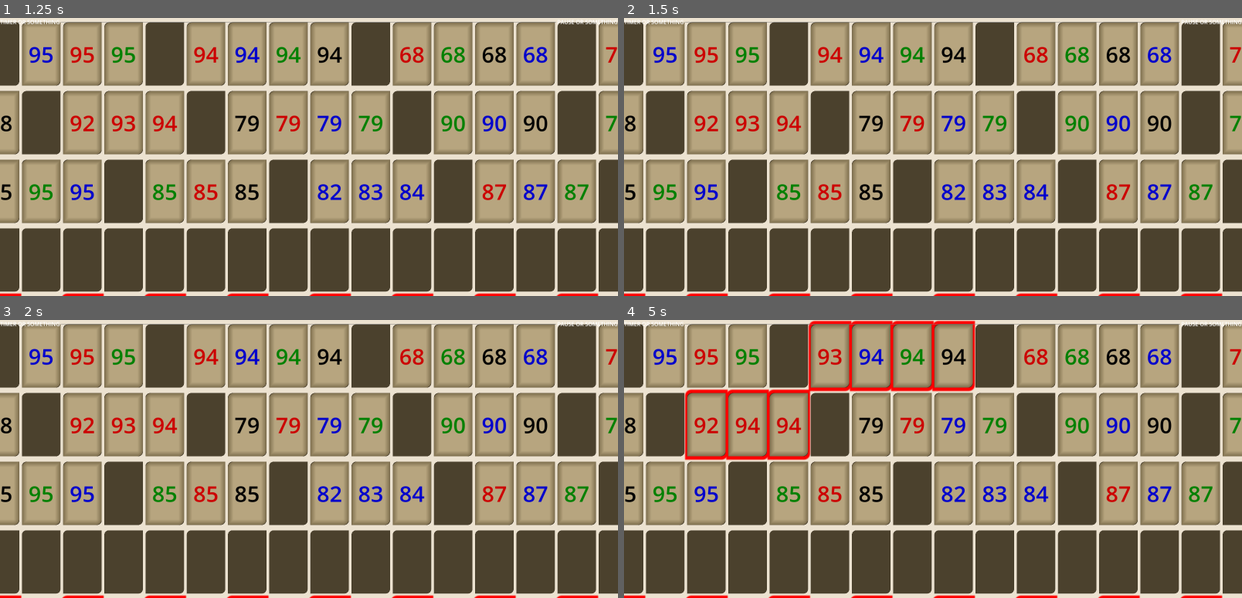
Above: before the commit, frames 1-4 (two rows, left to right).
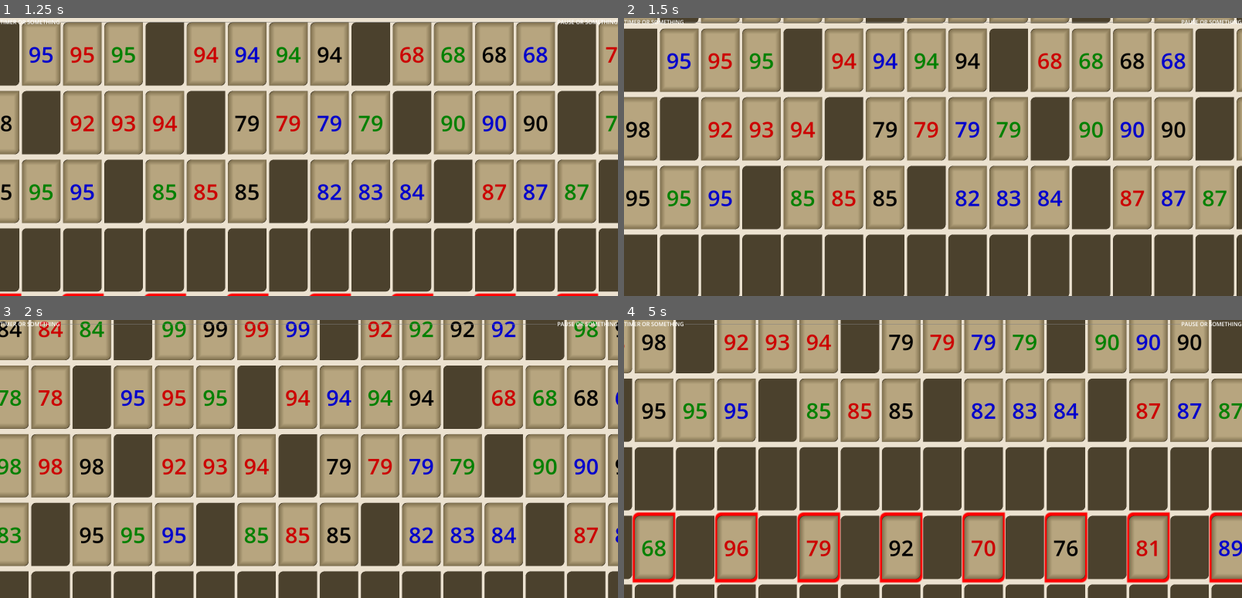
Above: after the commit, the same moments.

Repository: DaltonBaum/RummyCubed
Game: Godot game, scene res://scenes/game_board/game.tscn
Same seed, same stepped clock (60 frames per second), same inputs: the game is played once before the commit and once after it. This scene is started directly instead of the project's main scene.
Inputs (mouse positions are in pixels of both pictures, inside the frame that each line leads up to):
- Up to frame 1 (1.25 s): tap Enter at 0.5 s; move the mouse to (444, 143) at 0.52 s; hold D from 0.53 s (still down); click (444, 143) at 0.67 s
- Up to frame 2 (1.5 s): release D at 1.25 s; tap Space at 1.25 s; drag from (809, 170) to (902, 212) at 1.27 s
- Up to frame 3 (2 s): no input
- Up to frame 4 (5 s): move the mouse to (994, 397) at 2.02 s; hold D 2.03-2.75 s; click (994, 397) at 2.17 s; tap Enter at 2.75 s; drag from (902, 514) to (747, 417) at 2.77 s; move the mouse to (1118, 500) at 3.52 s; hold A 3.53-4.25 s; click (1118, 500) at 3.67 s; tap Space at 4.25 s; drag from (747, 417) to (840, 389) at 4.27 s

Frame 1 is identical in both runs. In frame 2, 53% of the frame differs, in the area x 0-100%, y 0-100%; in frame 3, 71%; in frame 4, 76%.

Commit message:
Working zoom and panning now. Needs to stop when dragging a tile though

Diff:
--- a/scenes/game_board/game.tscn
+++ b/scenes/game_board/game.tscn
@@ -2,51 +2,7 @@
 
 [ext_resource type="Script" path="res://scenes/game_board/game.gd" id="1_41cbx"]
 [ext_resource type="PackedScene" uid="uid://dxu64ad742ahl" path="res://scenes/game_board/board.tscn" id="1_sxlji"]
-
-[sub_resource type="GDScript" id="GDScript_vopb0"]
-script/source = "extends Camera2D
-
-# Called when the node enters the scene tree for the first time.
-func _ready() -> void:
-	pass # Replace with function body.
-
-# Called every frame. 'delta' is the elapsed time since the previous frame.
-func _process(delta: float) -> void:
-	if target and target_return_enabled and events.size() == 0:
-		position = position.lerp(get_node(target).position, target_return_rate)
-
-@export var target: NodePath
-@export var start_zoom: float = 1.0
-@export var max_zoom: float = 4.0
-@export var min_zoom: float = 0.5
-@export var zoom_speed: float = 0.9
-@export var zoom_sensitivity: float = 10.0
-@export var pan_speed: float = 50.0
-@export var target_return_enabled: bool = true
-@export var target_return_rate: float = 0.02
-
-var events = {}
-var last_drag_distance = 0.0
-
-func _unhandled_input(event: InputEvent) -> void:
-	if event is InputEventScreenTouch:
-		if event.pressed:
-			events[event.index] = event
-		else:
-			events.erase(event.index)
-
-	elif event is InputEventScreenDrag:
-		events[event.index] = event
-		if events.size() == 1:
-			position += event.relative.rotated(rotation) * zoom.x
-		elif events.size() == 2:
-			var drag_distance = events[0].position.distance_to(events[1].position)
-			if abs(drag_distance - last_drag_distance) > zoom_sensitivity:
-				var new_zoom = (1 + zoom_speed) if drag_distance < last_drag_distance else (1 - zoom_speed)
-				new_zoom = clamp(zoom.x * new_zoom, min_zoom, max_zoom)
-				zoom = Vector2(new_zoom, new_zoom)
-				last_drag_distance = drag_distance
-"
+[ext_resource type="Script" path="res://scenes/game_board/game_camera.gd" id="3_k80ka"]
 
 [node name="Game" type="Node2D"]
 script = ExtResource("1_41cbx")
@@ -60,8 +16,7 @@
 unique_name_in_owner = true
 position_smoothing_enabled = true
 position_smoothing_speed = 10.0
-script = SubResource("GDScript_vopb0")
-target_return_enabled = false
+script = ExtResource("3_k80ka")
 
 [node name="UI" type="CanvasLayer" parent="."]
 
--- /dev/null
+++ b/scenes/game_board/game_camera.gd
@@ -0,0 +1,92 @@
+extends Camera2D
+
+# Configurable properties for mobile pinch zoom and limits
+@export var stop_on_limit: bool = false
+@export var return_speed: float = 0.15
+@export var fling_action: bool = true
+@export var min_fling_velocity: float = 100.0
+@export var deceleration: float = 2500.0
+@export var min_zoom: float = 0.5
+@export var max_zoom: float = 2.0
+@export var zoom_sensitivity: int = 5
+@export var zoom_increment: Vector2 = Vector2(0.02, 0.02)
+@export var zoom_at_point: bool = true
+@export var move_while_zooming: bool = true
+@export var is_tile_dragging: bool = false
+
+# Variables for touch tracking and camera movement
+var last_pinch_distance: float = 0.0
+var velocity_x: float = 0.0
+var velocity_y: float = 0.0
+var is_flying: bool = false
+var duration: float = 0.0001
+var events = {}
+var vp_size = [500, 500]
+
+func _ready():
+	_update_viewport_size()
+
+func _process(delta: float):
+	if is_flying:
+		_fling_camera(velocity_x, velocity_y, delta)
+
+# Handle touch inputs for panning and pinch zooming
+func _input(event: InputEvent):
+	# Add handling to stop if a tile is currently being dragged
+
+	if event is InputEventScreenTouch:
+		if event.is_pressed():
+			events[event.index] = event
+			is_flying = false  # Stop fling when new touch starts
+			if events.size() == 1:
+				last_pinch_distance = 0
+		else:
+			events.erase(event.index)
+			if events.is_empty():
+				_start_fling(event.position, last_pinch_distance)
+
+	elif event is InputEventScreenDrag:
+		if events.size() == 1:
+			_pan_camera(event.relative)
+		elif events.size() > 1:
+			_pinch_zoom_camera(event)
+
+# Camera panning based on a single touch drag
+func _pan_camera(delta: Vector2):
+	position -= delta * zoom
+
+# Pinch zooming with multi-touch
+func _pinch_zoom_camera(event: InputEventScreenDrag):
+	var touch_points = events.values()
+	var p1 = touch_points[0].position
+	var p2 = touch_points[1].position
+	var pinch_distance = p1.distance_to(p2)
+
+	if last_pinch_distance == 0:
+		last_pinch_distance = pinch_distance
+	if abs(pinch_distance - last_pinch_distance) > zoom_sensitivity:
+		var new_zoom = zoom + zoom_increment * (pinch_distance > last_pinch_distance if 1 else -1)
+		new_zoom = new_zoom.clamped(min_zoom, max_zoom)
+		zoom = new_zoom
+		last_pinch_distance = pinch_distance
+
+# Trigger fling effect if swipe was fast enough
+func _start_fling(end_position: Vector2, initial_distance: float):
+	if fling_action and (initial_distance >= min_fling_velocity):
+		is_flying = true
+		duration = initial_distance / deceleration
+		velocity_x = end_position.x / duration
+		velocity_y = end_position.y / duration
+
+# Decelerate fling over time
+func _fling_camera(vx: float, vy: float, delta: float):
+	duration -= delta
+	if duration > 0.0:
+		position += Vector2(vx, vy) * delta
+	else:
+		is_flying = false
+
+# Update viewport size on resize
+func _update_viewport_size():
+	set_process_unhandled_input(true)
+	vp_size = get_viewport().size
--- a/scenes/game_board/game_camera_computer.gd
+++ b/scenes/game_board/game_camera_computer.gd
@@ -36,53 +36,3 @@
 					#position -= Vector2(pan_speed, 0) / zoom
 				#KEY_D:
 					#position -= Vector2(-pan_speed, 0) / zoom
-
-extends Camera2D
-
-@export var start_zoom: float = 1.0
-@export var max_zoom: float = 4.0
-@export var min_zoom: float = 0.5
-@export var zoom_speed: float = 0.9
-@export var zoom_sensitivity: float = 10.0
-@export var pan_speed: float = 50.0
-
-var events = {}
-var last_drag_distance = 0.0
-var debug_touch_active = false  # Enable this for simulated multi-touch testing in debug mode
-var debug_second_touch_offset = Vector2(100, 100)  # Offset for the simulated second touch point
-
-# Initialize zoom level when the camera is ready
-func _ready() -> void:
-	zoom = Vector2(start_zoom, start_zoom)
-
-# Handle panning and zooming based on touch or mouse input
-func _unhandled_input(event: InputEvent) -> void:
-	# Handle touch start or mouse click
-	if event is InputEventScreenTouch or (event is InputEventMouseButton and event.button_index == MOUSE_BUTTON_LEFT):
-		if event.pressed:
-			events[event.index] = event
-		else:
-			events.erase(event.index)
-			if events.size() < 2:
-				last_drag_distance = 0.0  # Reset distance when fewer than two points
-
-	# Handle touch drag or mouse motion for panning and zooming
-	elif event is InputEventScreenDrag or event is InputEventMouseMotion:
-		# Track the event position for panning and zooming
-		events[event.index] = event
-		if events.size() == 1:
-			position += event.relative.rotated(rotation) * zoom.x
-
-		# Simulate pinch-to-zoom if debug touch is active
-		elif events.size() == 2 or (debug_touch_active and events.size() == 1):
-			var touch_positions = events.values()
-			var first_touch = touch_positions[0].position
-			var second_touch = touch_positions[1].position if events.size() == 2 else first_touch + debug_second_touch_offset
-
-			# Calculate distance and adjust zoom based on the change
-			var current_distance = first_touch.distance_to(second_touch)
-			if abs(current_distance - last_drag_distance) > zoom_sensitivity:
-				var zoom_factor = (1 + zoom_speed) if current_distance < last_drag_distance else (1 - zoom_speed)
-				var new_zoom = clamp(zoom.x * zoom_factor, min_zoom, max_zoom)
-				zoom = Vector2(new_zoom, new_zoom)
-				last_drag_distance = current_distance  # Update last distance
